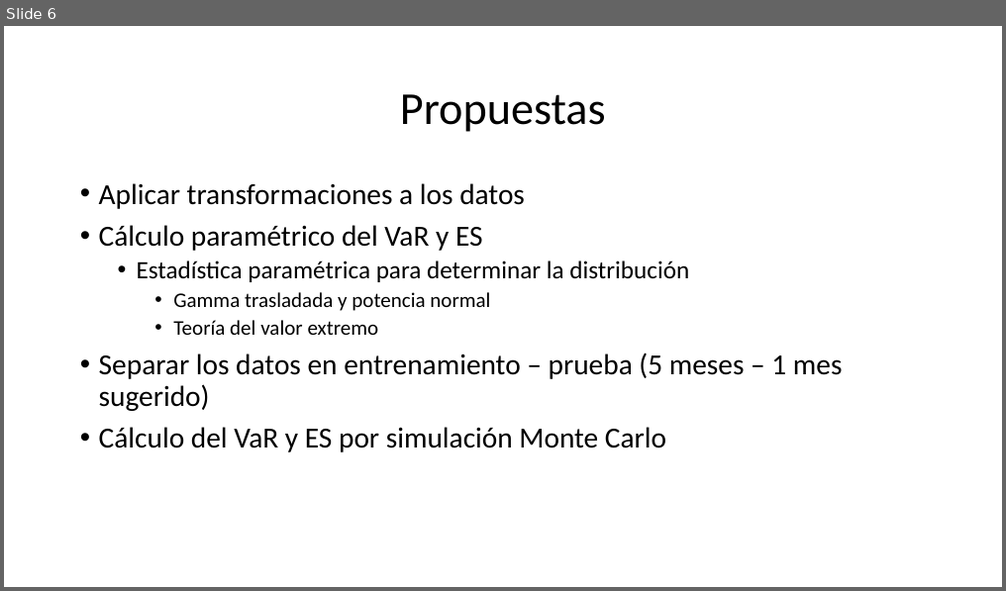
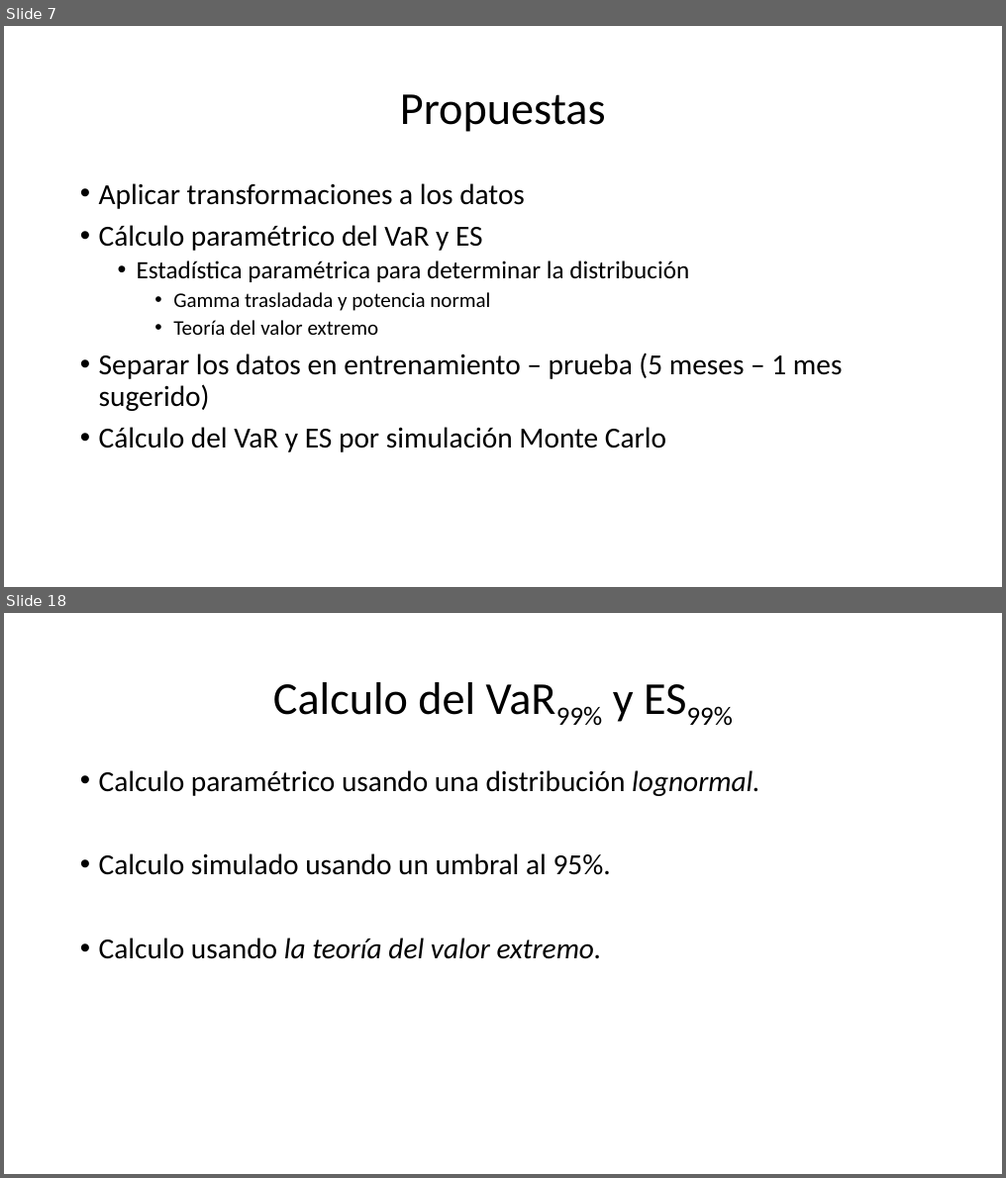
Before and after one commit to EstebanLSCR/Codigo-proyecto, a slide deck: Presentación proyecto.pptx. Shown one above the other, each under a label of ours: slide 6 before the commit, slides 7 and 18 after it; the slides between them are not shown. The pictures are 1006x591 and 1006x1178 pixels, drawn with LibreOffice and Linux fonts; fonts in the diff are those of the drawing. Boxes give left, top, right and bottom in pixels: in the first picture for what was removed or moved away, otherwise in the second. Text is boxed around its words. In the diff, an @@ line names an element or a change of style, - is before the commit and + after.

```diff
--- a/Presentación proyecto.pptx
+++ b/Presentación proyecto.pptx
@@ slide 18 added at (x1=4, y1=613, x2=1002, y2=1174), background #FFFFFF @@
@@ title added at (x1=273, y1=682, x2=634, y2=722), 44 pt, text #000000 @@
+Calculo del VaR99% y ES99%
@@ text added at (x1=99, y1=770, x2=760, y2=959), 28 pt, text #000000 @@
+• Calculo paramétrico usando una distribución lognormal.
+• Calculo simulado usando un umbral al 95%.
+• Calculo usando la teoría del valor extremo.
@@ what was slide 6 is now slide 7 @@
```
Also in this commit, not shown: 2 slides changed, 11 other slides added, 7 other files.
